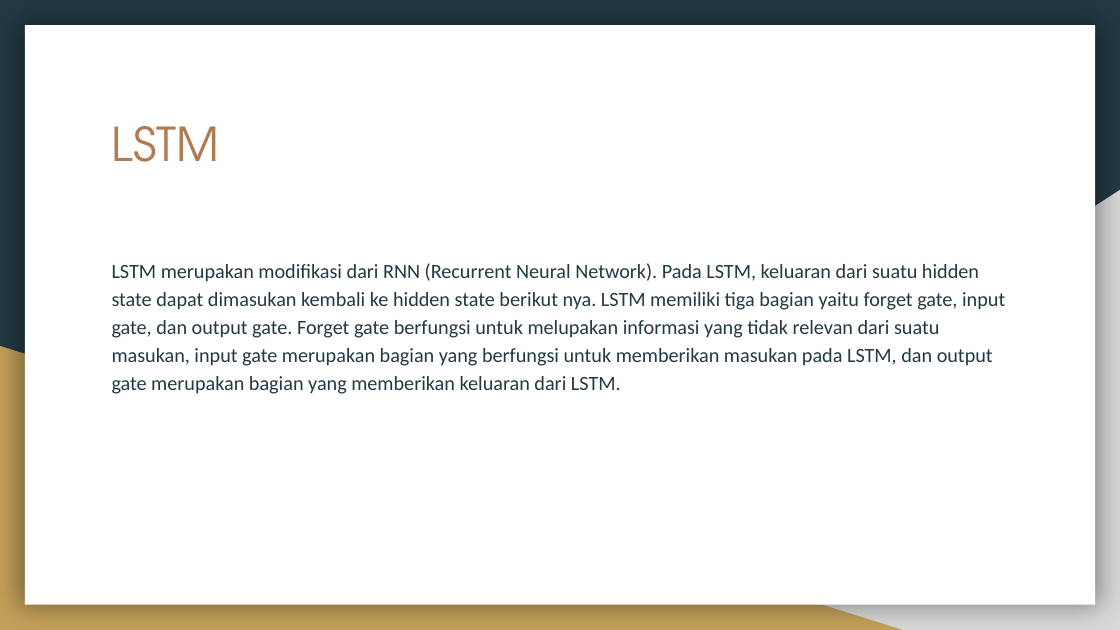
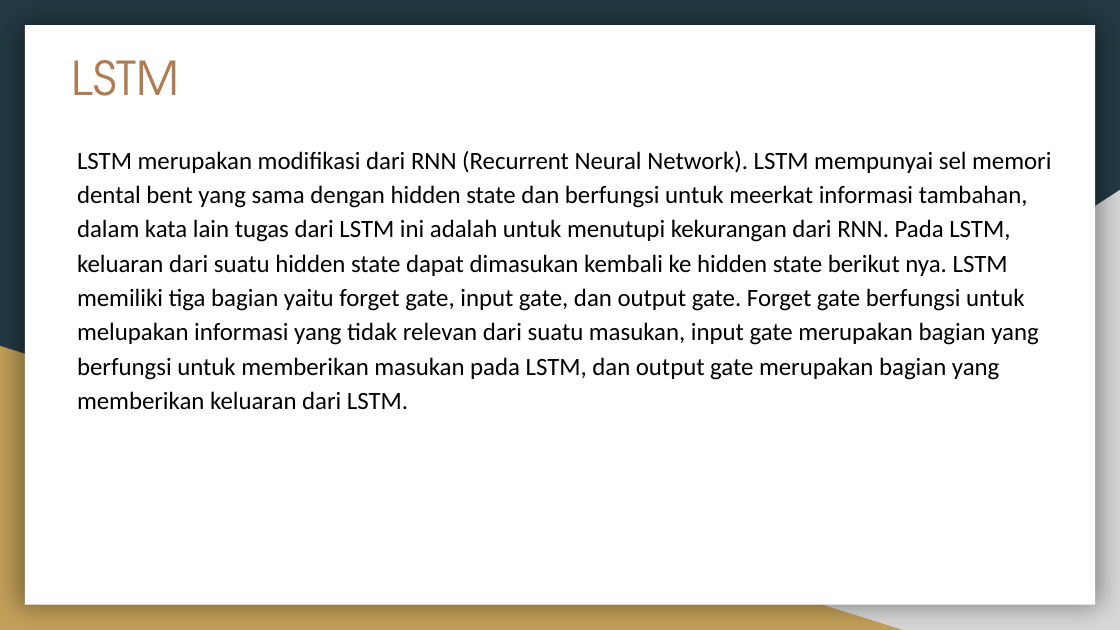
Before and after one commit to raihaneka50908/F_DSC2200908_08_Raihan_hate-speech_Platinum, a slide deck: slide 4 of Challenge Platinum_ Membuat API untuk Analisis Sentimen dan Laporan Analisis Data berdasarkan Sentimen.pptx. Drawn at 1120x630 pixels with LibreOffice and Linux fonts; fonts in the diff are those of the drawing. Boxes give left, top, right and bottom in pixels: in the first picture for what was removed or moved away, otherwise in the second. Text is boxed around its words. In the diff, an @@ line names an element or a change of style, - is before the commit and + after.

Commit message:
Update Challenge Platinum_ Membuat API untuk Analisis Sentimen dan Laporan Analisis Data berdasarkan Sentimen.pptx
finallll

```diff
--- a/Challenge Platinum_ Membuat API untuk Analisis Sentimen dan Laporan Analisis Data berdasarkan Sentimen.pptx
+++ b/Challenge Platinum_ Membuat API untuk Analisis Sentimen dan Laporan Analisis Data berdasarkan Sentimen.pptx
@@ title "LSTM": place and size @@
-title "LSTM" at (112,126,219,162)
+title "LSTM" at (72,60,179,96)
@@ text at (77,151,1051,410): text changed; size 13 to 16 pt; text colour #233A44 to #000000 @@
-LSTM merupakan modifikasi dari RNN (Recurrent Neural Network). Pada LSTM, keluaran dari suatu hidden state dapat dimasukan kembali ke hidden state berikut nya. LSTM memiliki tiga bagian yaitu forget gate, input gate, dan output gate. Forget gate berfungsi untuk melupakan informasi yang tidak relevan dari suatu masukan, input gate merupakan bagian yang berfungsi untuk memberikan masukan pada LSTM, dan output gate merupakan bagian yang memberikan keluaran dari LSTM.
+LSTM merupakan modifikasi dari RNN (Recurrent Neural Network). LSTM mempunyai sel memori dental bent yang sama dengan hidden state dan berfungsi untuk meerkat informasi tambahan, dalam kata lain tugas dari LSTM ini adalah untuk menutupi kekurangan dari RNN. Pada LSTM, keluaran dari suatu hidden state dapat dimasukan kembali ke hidden state berikut nya. LSTM memiliki tiga bagian yaitu forget gate, input gate, dan output gate. Forget gate berfungsi untuk melupakan informasi yang tidak relevan dari suatu masukan, input gate merupakan bagian yang berfungsi untuk memberikan masukan pada LSTM, dan output gate merupakan bagian yang memberikan keluaran dari LSTM.
```
Also in this commit, not shown: 2 other slides changed.
